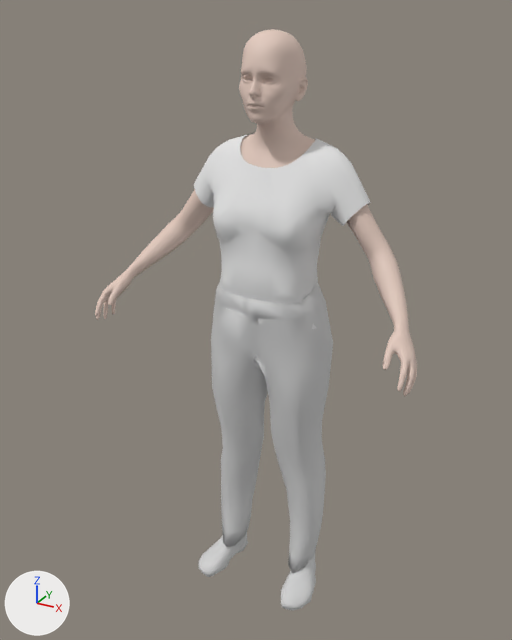
Renders of the glTF model assets/people/mh/mara.dress-plain.lod.glb from each side of a commit.
The view is the same before and after, from a 50 mm lens placed at (0.861, -1.621, 0.571), pointed at (-0.035, 0.007, -0.243). The axes (+X, +Y, +Z) are drawn at lower left. The lights are the same throughout. The older version comes first. Where no turn or scale is listed for an object, it has been applied to the vertices. Vertices at exactly the same position are counted once.

Objects in the first picture: 'body', 'clothes:dressupdoc_balletflat1', 'clothes:joepal_crude_t-shirt_female', 'clothes:toigo_wool_pants', 'head'.
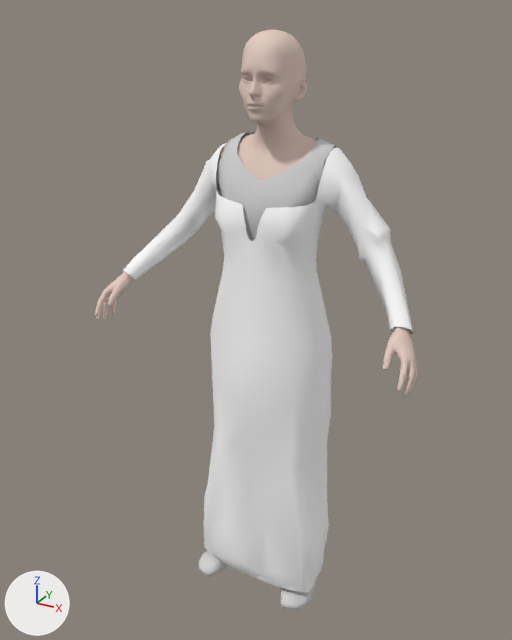
The newer file is also turned or shifted as a whole; pictures and numbers use the older file's frame.

What differs and where, as boxes [x1, y1, x2, y2] in the pictures (512 x 640 px):
'clothes:mindfront_f_dress_09', added
    after: [122, 142, 414, 593]
'clothes:toigo_wool_pants', deleted
    before: [211, 282, 333, 573]
'clothes:joepal_crude_t-shirt_female', deleted
    before: [194, 133, 371, 329]
'clothes:elvs_ruffle_sleeve_peasant_blouse_1', added
    after: [218, 132, 336, 241]
part 1 of me_body, built on (mostly hidden afterwards)
    before: [130, 189, 409, 327]
    after: [219, 146, 326, 202]

The edits, one by one:
Material 'clothes:mindfront_f_dress_09' (mat_clothes_mindfront_f_dress_09) is new.
Its base color is (1.0, 1.0, 1.0) (white #ffffff).
Its roughness is 0.804.
Material 'clothes:elvs_ruffle_sleeve_peasant_blouse_1' (mat_clothes_elvs_ruffle_sleeve_peasant_blouse_1) is new.
Its base color is (0.64, 0.64, 0.64) (light grey #d1d1d1).
me_body is used by ob_body; location (0.0, 0.0, 0.0).
me_body had 1900 vertices, 3553 faces and spanned x -0.476..0.476, y -0.194..0.138, z -1.117..0.163.
me_body now has 1987 vertices, 3621 faces and spans x -0.476..0.476, y -0.194..0.139, z -1.117..0.242.
me_body part 1: 6 vertices moved from x -0.112..0.154, y 0.004..0.113, z 0.052..0.15 to x -0.108..0.143, y -0.002..0.107, z 0.075..0.151; 316 vertices removed from x -0.416..0.417, y -0.069..0.113, z -0.131..0.163; 66 vertices added at x -0.21..0.417, y -0.066..0.139, z -0.121..0.242.
Other edits to the shape of me_body do not show in these pictures.
Mesh me_clothes_mindfront_f_dress_09 is new.
It has 547 vertices, 877 faces and spans x -0.441..0.44, y -0.149..0.181, z -1.017..0.318.
It uses material mat_clothes_mindfront_f_dress_09 (white #ffffff).
Mesh me_clothes_elvs_ruffle_sleeve_peasant_blouse_1 is new.
It has 262 vertices, 432 faces and spans x -0.16..0.162, y -0.093..0.138, z -0.205..0.336.
It uses material mat_clothes_elvs_ruffle_sleeve_peasant_blouse_1 (light grey #d1d1d1).
Object 'clothes:joepal_crude_t-shirt_female' (ob_clothes_joepal_crude_t_shirt_female) is deleted.
Object 'clothes:toigo_wool_pants' (ob_clothes_toigo_wool_pants) is deleted.
Object 'clothes:mindfront_f_dress_09' (ob_clothes_mindfront_f_dress_09) is new; it shows me_clothes_mindfront_f_dress_09.
Its location is (0.001, 0.006, -0.07).
Object 'clothes:elvs_ruffle_sleeve_peasant_blouse_1' (ob_clothes_elvs_ruffle_sleeve_peasant_blouse_1) is new; it shows me_clothes_elvs_ruffle_sleeve_peasant_blouse_1.
Its location is (0.001, 0.006, -0.07).
